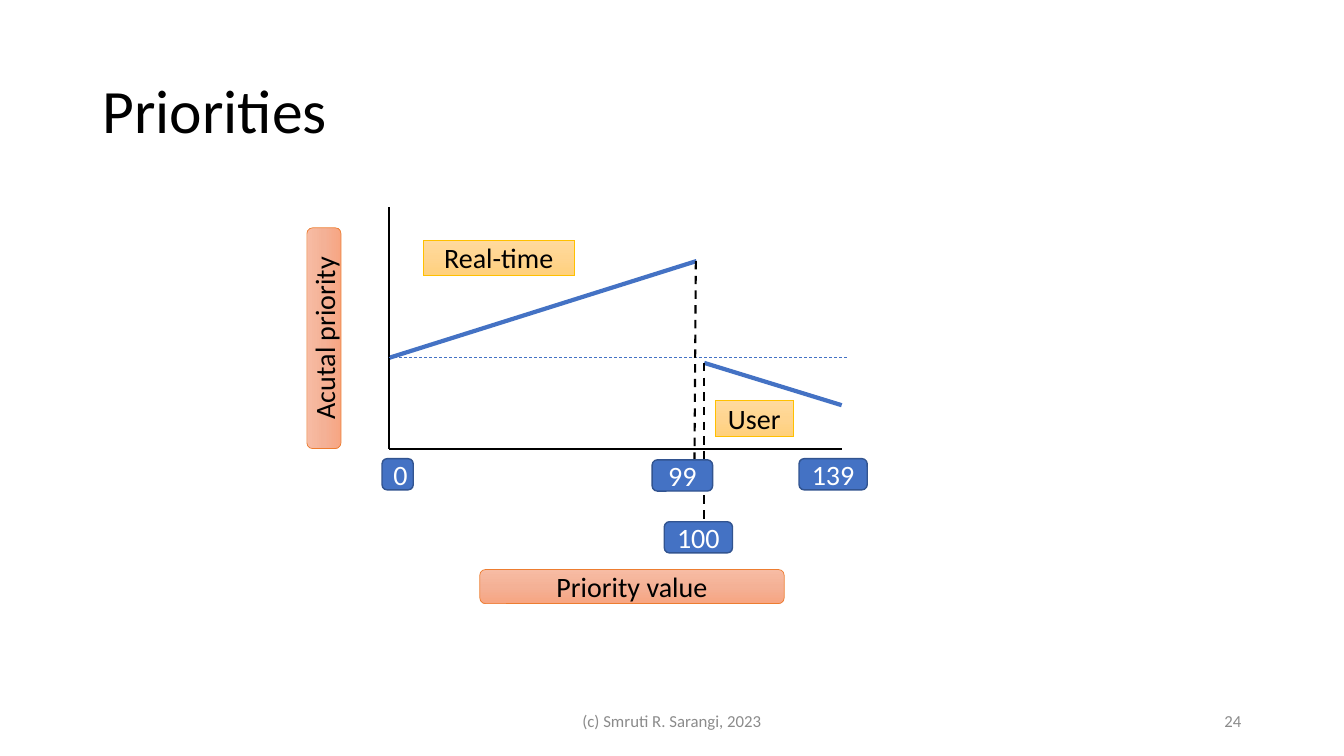
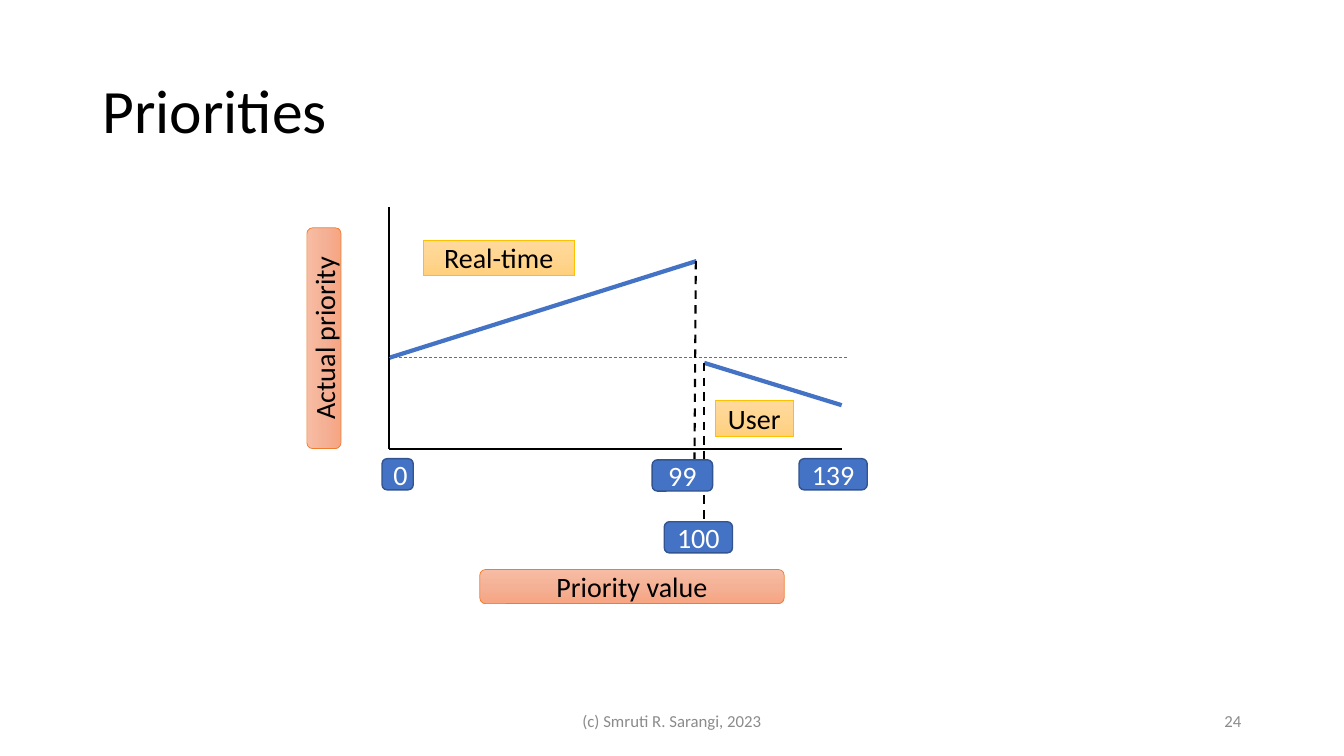
Before and after one commit to srsarangi/srsarangi.github.io, a slide deck: slide 24 of osbook/slides/3.processes.pptx. Drawn at 1344x756 pixels with LibreOffice and Linux fonts; fonts in the diff are those of the drawing. Boxes give left, top, right and bottom in pixels: in the first picture for what was removed or moved away, otherwise in the second. Text is boxed around its words. In the diff, an @@ line names an element or a change of style, - is before the commit and + after.

```diff
--- a/osbook/slides/3.processes.pptx
+++ b/osbook/slides/3.processes.pptx
@@ text in rounded rectangle at (308,265,342,417): text changed @@
-Acutal priority
+Actual priority
```
Also in this commit, not shown: 2 other slides changed, 5 other files.
